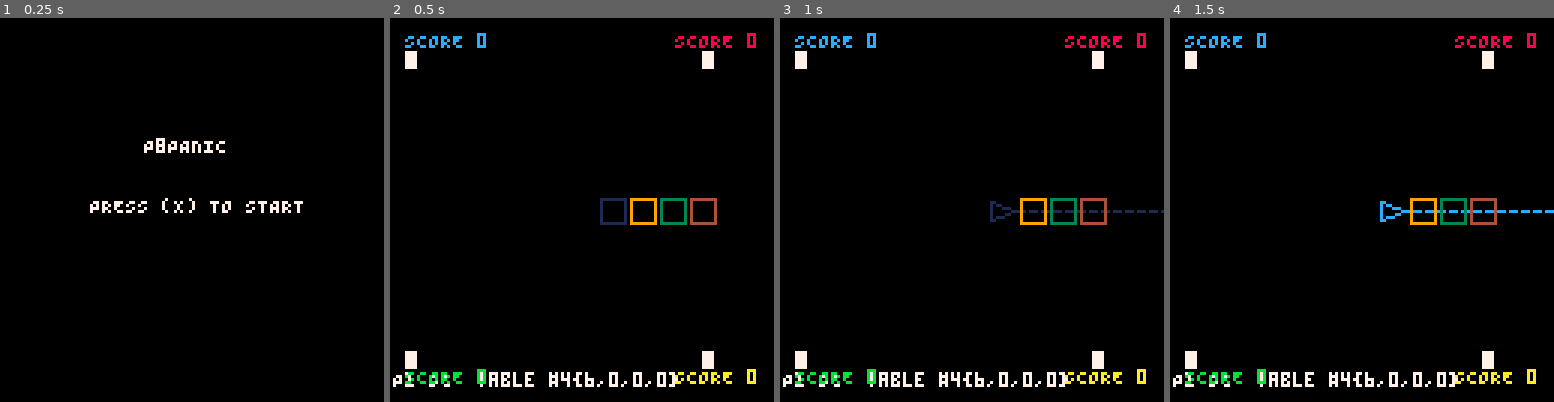
Above: before the commit, frames 1-4 (left to right).
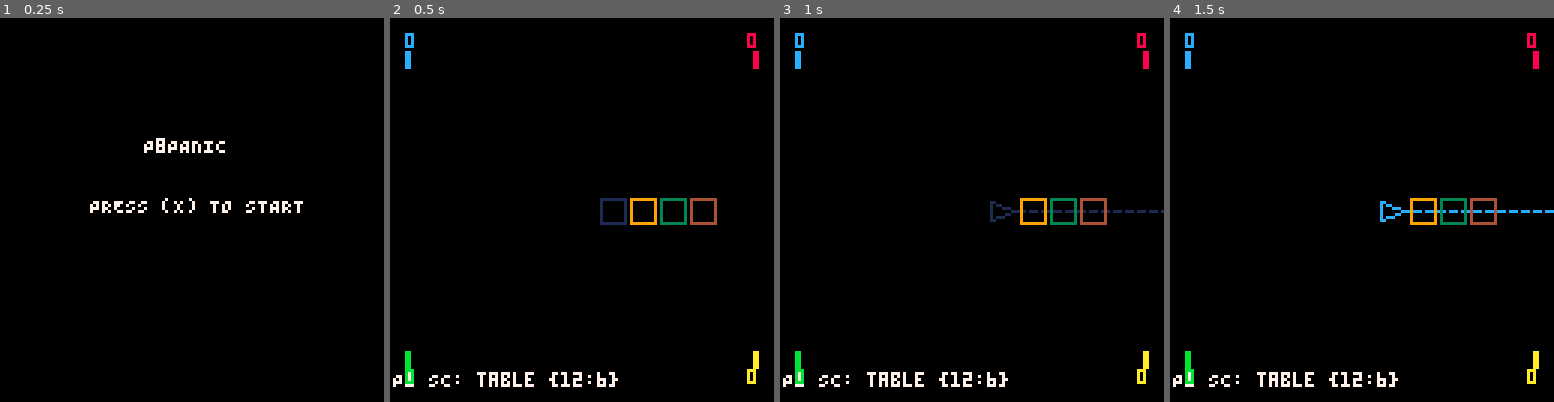
Above: after the commit, the same moments.

Repository: Arcadesys/p8panic
Game: PICO-8 cartridge p_8_panic.p8
Two runs of this game, one before a commit and one after it. Both use one fixed random seed, a clock stepped at 60 frames per second and the inputs below.
Inputs:
- Up to frame 1 (0.25 s): no input
- Up to frame 2 (0.5 s): tap X (X key) at 0.33 s
- Up to frame 3 (1 s): tap O (Z key) at 0.7 s
- Up to frame 4 (1.5 s): tap X (X key) at 1.07 s

Frame 1 is identical in both runs. In frame 2, 2.4% of the frame differs, in the area x 3-97%, y 3-97%; in frame 3, 2.4%; in frame 4, 2.4%.

Commit message:
Refactor player stash management: Replace stash_counts initialization with a map; update methods to use stash_counts for piece tracking; enhance HUD to reflect changes in stash representation.

Diff:
--- a/p_8_panic.p8
+++ b/p_8_panic.p8
@@ -138,13 +138,13 @@
     score = initial_score or 0,
     color = color,
     ghost_color = ghost_color,
-    stash = {}, -- Initialize stash as an empty table
-    stash_counts = {STASH_SIZE or 6, 0, 0, 0}, -- Initialize stash_counts with STASH_SIZE in the first slot
-    captured_pieces_count = 0 -- Initialize captured_pieces_count
+    stash = {}, -- Remains for any other logic, but HUD uses stash_counts
+    stash_counts = {}, -- Initialize as an empty table (map)
+    captured_pieces_count = 0
   }
-  -- Initialize stash with configurable number of pieces (STASH_SIZE) of the player's own color
-  -- This line might be for a different piece tracking mechanism, HUD uses stash_counts.
-  instance.stash[color] = STASH_SIZE or 6 -- Access global STASH_SIZE explicitly
+  -- Initialize stash_counts with STASH_SIZE pieces of the player's own color
+  instance.stash_counts[color] = STASH_SIZE or 6
+
   setmetatable(instance, self)
   return instance
 end
@@ -171,6 +171,12 @@
 
 -- Method to add a captured piece to the stash
 function Player:add_captured_piece(piece_color)
+  if self.stash_counts[piece_color] == nil then
+    self.stash_counts[piece_color] = 0
+  end
+  self.stash_counts[piece_color] += 1
+
+  -- Keep self.stash for compatibility or other logic if needed, though HUD uses stash_counts
   if self.stash[piece_color] == nil then
     self.stash[piece_color] = 0
   end
@@ -190,32 +196,17 @@
 -- Method to use a piece from the stash
 -- Returns true if successful, false otherwise
 function Player:use_piece_from_stash(piece_color_to_use)
-  -- Assumption: The piece_color_to_use is the player's own primary color,
-  -- and this corresponds to the first slot in stash_counts.
-  if piece_color_to_use == self.color then
-    if self.stash_counts[1] > 0 then
-      self.stash_counts[1] = self.stash_counts[1] - 1
-      -- Also update the old self.stash table for consistency, though HUD uses stash_counts
-      if self.stash[piece_color_to_use] and self.stash[piece_color_to_use] > 0 then
-        self.stash[piece_color_to_use] = self.stash[piece_color_to_use] - 1
-      end
-      printh("P"..self.id.." used piece. Stash counts[1]: "..self.stash_counts[1]) -- DEBUG
-      return true
-    else
-      printh("P"..self.id.." has no pieces of type 1 (color "..piece_color_to_use..") in stash_counts.") -- DEBUG
-      return false
-    end
+  if self.stash_counts[piece_color_to_use] and self.stash_counts[piece_color_to_use] > 0 then
+    self.stash_counts[piece_color_to_use] -= 1
+    printh("P"..self.id.." used piece color "..piece_color_to_use..". Stash count: "..(self.stash_counts[piece_color_to_use] or 0)) -- DEBUG
+
+    -- Also update the old self.stash table for consistency if it's used elsewhere
+    if self.stash[piece_color_to_use] and self.stash[piece_color_to_use] > 0 then
+      self.stash[piece_color_to_use] -= 1
+    end
+    return true
   else
-    -- If trying to use a piece of a different color (e.g., captured pieces of other types)
-    -- This part needs more complex logic if players can place other colored pieces from stash_counts[2-4]
-    -- For now, we only allow placing the primary piece type from stash_counts[1]
-    printh("P"..self.id.." tried to use non-primary color "..piece_color_to_use..". Not implemented for stash_counts.") -- DEBUG
-
-    -- Fallback to old logic for other colors, though this won't affect HUD
-    if self:has_piece_in_stash(piece_color_to_use) then
-      self.stash[piece_color_to_use] = self.stash[piece_color_to_use] - 1
-      return true -- This won't update HUD correctly for these pieces
-    end
+    printh("P"..self.id.." has no pieces of color "..piece_color_to_use.." in stash_counts.") -- DEBUG
     return false
   end
 end
@@ -863,8 +854,11 @@
     elseif cur.control_state == CSTATE_ROTATE_PLACE then
       -- Gather available colors in stash
       local available_colors = {}
-      for color, count in pairs(current_player_obj.stash) do
-        if count > 0 then add(available_colors, color) end
+      -- Use stash_counts (the map) instead of stash (the old array)
+      if current_player_obj and current_player_obj.stash_counts then
+        for color, count in pairs(current_player_obj.stash_counts) do
+          if count > 0 then add(available_colors, color) end
+        end
       end
       -- If no color, fallback to player's own color
       if #available_colors == 0 then available_colors = {current_player_obj:get_color()} end
@@ -971,13 +965,6 @@
     { x = screen_w - margin, y = screen_h - margin - line_h, align_right = true, stash_y_multiplier = -1 }
   }
 
-  local stash_slot_colors = {
-    7,  -- Slot 1: White
-    12, -- Slot 2: Dark Blue
-    7,  -- Slot 3: Default to White
-    7   -- Slot 4: Default to White
-  }
-
   for i = 1, N_PLAYERS do
     local p = player_manager.current_players and player_manager.current_players[i]
     if p then
@@ -990,7 +977,7 @@
 
       -- 1. Print Score
       local score_val = p.score or 0
-      local score_text_prefix = "SCORE "
+      local score_text_prefix = "" -- "SCORE " removed
       local score_text_full = score_text_prefix .. score_val
       local print_x_score
       if align_right then
@@ -1001,24 +988,41 @@
       print(score_text_full, print_x_score, score_print_y, p.color or 7)
 
       -- 2. Print Stash Bars
-      local bar_width = 4
-      local bar_h_spacing = 1 -- Horizontal space between bars
+      local bar_width = 2 -- Remains 2, as per previous modification
+      local bar_h_spacing = 1
       local effective_bar_step = bar_width + bar_h_spacing
       local stash_item_max_height = 8
-      local num_stash_types = 4 -- Assuming 4 types/slots for stash items
-      local total_stash_block_width = (num_stash_types * bar_width) + ((num_stash_types - 1) * bar_h_spacing)
-
-      -- Debug print for Player 1's stash_counts
+
+      local num_distinct_colors = 0
+      if type(p.stash_counts) == "table" then
+        for _color, count_val in pairs(p.stash_counts) do
+          if count_val > 0 then -- Only count if a bar will be drawn
+            num_distinct_colors = num_distinct_colors + 1
+          end
+        end
+      end
+
+      local total_stash_block_width
+      if num_distinct_colors > 0 then
+        total_stash_block_width = (num_distinct_colors * bar_width) + ((num_distinct_colors - 1) * bar_h_spacing)
+      else
+        total_stash_block_width = 0
+      end
+
+      -- Updated debug print for Player 1's stash_counts to handle map-like table
       if p.id == 1 then
         local debug_stash_text = "P1 SC: " .. type(p.stash_counts)
         if type(p.stash_counts) == "table" then
-          debug_stash_text = debug_stash_text .. " #" .. #p.stash_counts .. "{"
-          for si=1, #p.stash_counts do -- Iterate up to actual length if less than 4
-            debug_stash_text = debug_stash_text .. (p.stash_counts[si] or "nil") .. (si < #p.stash_counts and "," or "")
+          debug_stash_text = debug_stash_text .. " {"
+          local first_entry = true
+          for c_key, c_val in pairs(p.stash_counts) do
+            if not first_entry then debug_stash_text = debug_stash_text .. ", " end
+            debug_stash_text = debug_stash_text .. tostring(c_key) .. ":" .. tostring(c_val)
+            first_entry = false
           end
           debug_stash_text = debug_stash_text .. "}"
         end
-        print(debug_stash_text, 1, screen_h - margin - 5, 7) -- Print at bottom-left
+        print(debug_stash_text, 1, screen_h - margin - 5, 7)
       end
 
       local block_render_start_x
@@ -1028,21 +1032,25 @@
         block_render_start_x = current_x_anchor
       end
 
-      for k = 1, num_stash_types do
-        local count = (p.stash_counts and p.stash_counts[k]) or 0
-        local item_color = stash_slot_colors[k] or 7
-
-        if count > 0 then
-          local bar_height = min(count, stash_item_max_height)
-          local current_bar_x_start = block_render_start_x + (k-1) * effective_bar_step
-          local current_bar_x_end = current_bar_x_start + bar_width - 1
-
-          if corner_cfg.stash_y_multiplier == 1 then -- Bars go down from score line
-            local bar_top_y = score_print_y + line_h -- Start Y for the bar (below score text's allocated line_h)
-            rectfill(current_bar_x_start, bar_top_y, current_bar_x_end, bar_top_y + bar_height - 1, item_color)
-          else -- Bars go up from score line (stash_y_multiplier == -1)
-            local bar_bottom_y = score_print_y - 1 -- End Y for the bar (above score text's allocated line_h)
-            rectfill(current_bar_x_start, bar_bottom_y - bar_height + 1, current_bar_x_end, bar_bottom_y, item_color)
+      if type(p.stash_counts) == "table" and num_distinct_colors > 0 then
+        local bar_idx = 0
+        for piece_color, count in pairs(p.stash_counts) do
+          if count > 0 then
+            local item_actual_color = piece_color -- Use actual piece color
+
+            local bar_height = min(count, stash_item_max_height)
+            local current_bar_x_start_offset = bar_idx * effective_bar_step
+            local current_bar_x_start = block_render_start_x + current_bar_x_start_offset
+            local current_bar_x_end = current_bar_x_start + bar_width - 1
+
+            if corner_cfg.stash_y_multiplier == 1 then -- Bars go down from score line
+              local bar_top_y = score_print_y + line_h
+              rectfill(current_bar_x_start, bar_top_y, current_bar_x_end, bar_top_y + bar_height - 1, item_actual_color)
+            else -- Bars go up from score line (stash_y_multiplier == -1)
+              local bar_bottom_y = score_print_y - 1
+              rectfill(current_bar_x_start, bar_bottom_y - bar_height + 1, current_bar_x_end, bar_bottom_y, item_actual_color)
+            end
+            bar_idx = bar_idx + 1
           end
         end
       end
--- a/src/1.player.lua
+++ b/src/1.player.lua
@@ -12,13 +12,13 @@
     score = initial_score or 0,
     color = color,
     ghost_color = ghost_color,
-    stash = {}, -- Initialize stash as an empty table
-    stash_counts = {STASH_SIZE or 6, 0, 0, 0}, -- Initialize stash_counts with STASH_SIZE in the first slot
-    captured_pieces_count = 0 -- Initialize captured_pieces_count
+    stash = {}, -- Remains for any other logic, but HUD uses stash_counts
+    stash_counts = {}, -- Initialize as an empty table (map)
+    captured_pieces_count = 0
   }
-  -- Initialize stash with configurable number of pieces (STASH_SIZE) of the player's own color
-  -- This line might be for a different piece tracking mechanism, HUD uses stash_counts.
-  instance.stash[color] = STASH_SIZE or 6 -- Access global STASH_SIZE explicitly
+  -- Initialize stash_counts with STASH_SIZE pieces of the player's own color
+  instance.stash_counts[color] = STASH_SIZE or 6
+
   setmetatable(instance, self)
   return instance
 end
@@ -45,6 +45,12 @@
 
 -- Method to add a captured piece to the stash
 function Player:add_captured_piece(piece_color)
+  if self.stash_counts[piece_color] == nil then
+    self.stash_counts[piece_color] = 0
+  end
+  self.stash_counts[piece_color] += 1
+
+  -- Keep self.stash for compatibility or other logic if needed, though HUD uses stash_counts
   if self.stash[piece_color] == nil then
     self.stash[piece_color] = 0
   end
@@ -64,32 +70,17 @@
 -- Method to use a piece from the stash
 -- Returns true if successful, false otherwise
 function Player:use_piece_from_stash(piece_color_to_use)
-  -- Assumption: The piece_color_to_use is the player's own primary color,
-  -- and this corresponds to the first slot in stash_counts.
-  if piece_color_to_use == self.color then
-    if self.stash_counts[1] > 0 then
-      self.stash_counts[1] = self.stash_counts[1] - 1
-      -- Also update the old self.stash table for consistency, though HUD uses stash_counts
-      if self.stash[piece_color_to_use] and self.stash[piece_color_to_use] > 0 then
-        self.stash[piece_color_to_use] = self.stash[piece_color_to_use] - 1
-      end
-      printh("P"..self.id.." used piece. Stash counts[1]: "..self.stash_counts[1]) -- DEBUG
-      return true
-    else
-      printh("P"..self.id.." has no pieces of type 1 (color "..piece_color_to_use..") in stash_counts.") -- DEBUG
-      return false
+  if self.stash_counts[piece_color_to_use] and self.stash_counts[piece_color_to_use] > 0 then
+    self.stash_counts[piece_color_to_use] -= 1
+    printh("P"..self.id.." used piece color "..piece_color_to_use..". Stash count: "..(self.stash_counts[piece_color_to_use] or 0)) -- DEBUG
+
+    -- Also update the old self.stash table for consistency if it's used elsewhere
+    if self.stash[piece_color_to_use] and self.stash[piece_color_to_use] > 0 then
+      self.stash[piece_color_to_use] -= 1
     end
+    return true
   else
-    -- If trying to use a piece of a different color (e.g., captured pieces of other types)
-    -- This part needs more complex logic if players can place other colored pieces from stash_counts[2-4]
-    -- For now, we only allow placing the primary piece type from stash_counts[1]
-    printh("P"..self.id.." tried to use non-primary color "..piece_color_to_use..". Not implemented for stash_counts.") -- DEBUG
-
-    -- Fallback to old logic for other colors, though this won't affect HUD
-    if self:has_piece_in_stash(piece_color_to_use) then
-      self.stash[piece_color_to_use] = self.stash[piece_color_to_use] - 1
-      return true -- This won't update HUD correctly for these pieces
-    end
+    printh("P"..self.id.." has no pieces of color "..piece_color_to_use.." in stash_counts.") -- DEBUG
     return false
   end
 end
--- a/src/5.controls.lua
+++ b/src/5.controls.lua
@@ -53,8 +53,11 @@
     elseif cur.control_state == CSTATE_ROTATE_PLACE then
       -- Gather available colors in stash
       local available_colors = {}
-      for color, count in pairs(current_player_obj.stash) do
-        if count > 0 then add(available_colors, color) end
+      -- Use stash_counts (the map) instead of stash (the old array)
+      if current_player_obj and current_player_obj.stash_counts then
+        for color, count in pairs(current_player_obj.stash_counts) do
+          if count > 0 then add(available_colors, color) end
+        end
       end
       -- If no color, fallback to player's own color
       if #available_colors == 0 then available_colors = {current_player_obj:get_color()} end
--- a/src/6.ui.lua
+++ b/src/6.ui.lua
@@ -35,13 +35,6 @@
     { x = screen_w - margin, y = screen_h - margin - line_h, align_right = true, stash_y_multiplier = -1 }
   }
 
-  local stash_slot_colors = {
-    7,  -- Slot 1: White
-    12, -- Slot 2: Dark Blue
-    7,  -- Slot 3: Default to White
-    7   -- Slot 4: Default to White
-  }
-
   for i = 1, N_PLAYERS do
     local p = player_manager.current_players and player_manager.current_players[i]
     if p then
@@ -54,7 +47,7 @@
 
       -- 1. Print Score
       local score_val = p.score or 0
-      local score_text_prefix = "SCORE "
+      local score_text_prefix = "" -- "SCORE " removed
       local score_text_full = score_text_prefix .. score_val
       local print_x_score
       if align_right then
@@ -65,24 +58,41 @@
       print(score_text_full, print_x_score, score_print_y, p.color or 7)
 
       -- 2. Print Stash Bars
-      local bar_width = 4
-      local bar_h_spacing = 1 -- Horizontal space between bars
+      local bar_width = 2 -- Remains 2, as per previous modification
+      local bar_h_spacing = 1
       local effective_bar_step = bar_width + bar_h_spacing
       local stash_item_max_height = 8
-      local num_stash_types = 4 -- Assuming 4 types/slots for stash items
-      local total_stash_block_width = (num_stash_types * bar_width) + ((num_stash_types - 1) * bar_h_spacing)
 
-      -- Debug print for Player 1's stash_counts
+      local num_distinct_colors = 0
+      if type(p.stash_counts) == "table" then
+        for _color, count_val in pairs(p.stash_counts) do
+          if count_val > 0 then -- Only count if a bar will be drawn
+            num_distinct_colors = num_distinct_colors + 1
+          end
+        end
+      end
+
+      local total_stash_block_width
+      if num_distinct_colors > 0 then
+        total_stash_block_width = (num_distinct_colors * bar_width) + ((num_distinct_colors - 1) * bar_h_spacing)
+      else
+        total_stash_block_width = 0
+      end
+
+      -- Updated debug print for Player 1's stash_counts to handle map-like table
       if p.id == 1 then
         local debug_stash_text = "P1 SC: " .. type(p.stash_counts)
         if type(p.stash_counts) == "table" then
-          debug_stash_text = debug_stash_text .. " #" .. #p.stash_counts .. "{"
-          for si=1, #p.stash_counts do -- Iterate up to actual length if less than 4
-            debug_stash_text = debug_stash_text .. (p.stash_counts[si] or "nil") .. (si < #p.stash_counts and "," or "")
+          debug_stash_text = debug_stash_text .. " {"
+          local first_entry = true
+          for c_key, c_val in pairs(p.stash_counts) do
+            if not first_entry then debug_stash_text = debug_stash_text .. ", " end
+            debug_stash_text = debug_stash_text .. tostring(c_key) .. ":" .. tostring(c_val)
+            first_entry = false
           end
           debug_stash_text = debug_stash_text .. "}"
         end
-        print(debug_stash_text, 1, screen_h - margin - 5, 7) -- Print at bottom-left
+        print(debug_stash_text, 1, screen_h - margin - 5, 7)
       end
 
       local block_render_start_x
@@ -92,21 +102,25 @@
         block_render_start_x = current_x_anchor
       end
 
-      for k = 1, num_stash_types do
-        local count = (p.stash_counts and p.stash_counts[k]) or 0
-        local item_color = stash_slot_colors[k] or 7
+      if type(p.stash_counts) == "table" and num_distinct_colors > 0 then
+        local bar_idx = 0
+        for piece_color, count in pairs(p.stash_counts) do
+          if count > 0 then
+            local item_actual_color = piece_color -- Use actual piece color
 
-        if count > 0 then
-          local bar_height = min(count, stash_item_max_height)
-          local current_bar_x_start = block_render_start_x + (k-1) * effective_bar_step
-          local current_bar_x_end = current_bar_x_start + bar_width - 1
+            local bar_height = min(count, stash_item_max_height)
+            local current_bar_x_start_offset = bar_idx * effective_bar_step
+            local current_bar_x_start = block_render_start_x + current_bar_x_start_offset
+            local current_bar_x_end = current_bar_x_start + bar_width - 1
 
-          if corner_cfg.stash_y_multiplier == 1 then -- Bars go down from score line
-            local bar_top_y = score_print_y + line_h -- Start Y for the bar (below score text's allocated line_h)
-            rectfill(current_bar_x_start, bar_top_y, current_bar_x_end, bar_top_y + bar_height - 1, item_color)
-          else -- Bars go up from score line (stash_y_multiplier == -1)
-            local bar_bottom_y = score_print_y - 1 -- End Y for the bar (above score text's allocated line_h)
-            rectfill(current_bar_x_start, bar_bottom_y - bar_height + 1, current_bar_x_end, bar_bottom_y, item_color)
+            if corner_cfg.stash_y_multiplier == 1 then -- Bars go down from score line
+              local bar_top_y = score_print_y + line_h
+              rectfill(current_bar_x_start, bar_top_y, current_bar_x_end, bar_top_y + bar_height - 1, item_actual_color)
+            else -- Bars go up from score line (stash_y_multiplier == -1)
+              local bar_bottom_y = score_print_y - 1
+              rectfill(current_bar_x_start, bar_bottom_y - bar_height + 1, current_bar_x_end, bar_bottom_y, item_actual_color)
+            end
+            bar_idx = bar_idx + 1
           end
         end
       end
